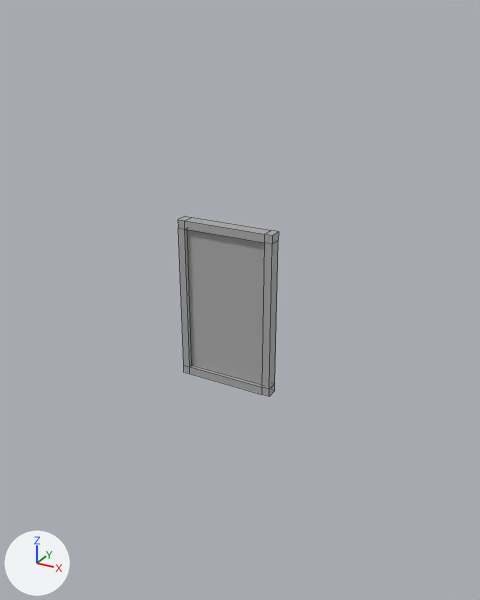
The FBX model Assets/FBX/grp_SmallWindow.fbx: old version first, new version second.
Rendered twice from a 50 mm camera at (2.23, -2.46, 2.58) aimed at (0.8, 0.14, 1.28). Every picture has the same lights, and +X, +Y and +Z are marked at lower left. Mesh edges are drawn as thin lines. Where no turn or scale is listed for an object, it has been applied to the vertices.

In view in the first picture: 'geo_WindowSmall'.
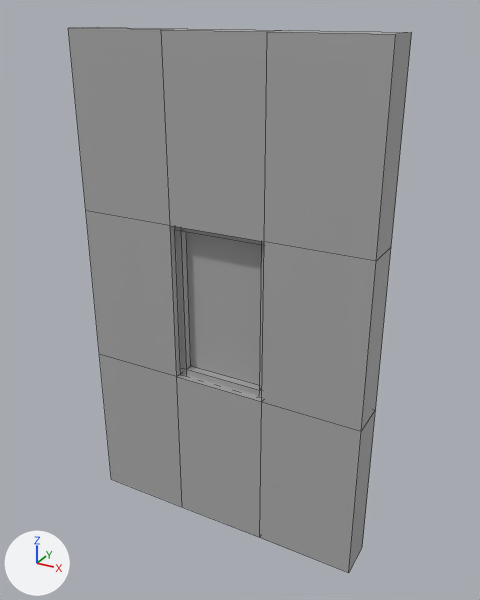
Changed parts and their boxes (x1, y1, x2, y2) in the pictures (480 x 600 px):
'geo_WallwindowBig', added: after (68, 27, 412, 573)
'geo_WindowSmall', moved, turned, rescaled: before (178, 216, 279, 396); after (175, 226, 264, 396)

The edits, one by one:
Material 'standardSurface4' (mat_standardsurface4) is new.
Its base color is (0.4, 0.4, 0.4) (grey #aaaaaa).
Mesh me_mesh_1 is new.
It has 32 vertices, 32 faces and spans x 0.0..1.5, y 0.0..0.2, z 0.0..2.5.
It uses material mat_standardsurface4 (grey #aaaaaa).
In object 'geo_WindowSmall' (ob_geo_windowsmall), parent is no longer ob_geo_windowsmall_001.
Object 'geo_WindowSmall' (ob_geo_windowsmall) moves from (75.19, 125.0, -10.51) to (0.752, 0.105, 1.25).
Object 'geo_WindowSmall' (ob_geo_windowsmall) turns from (0, 0, 0) to (90, 0, 0) degrees about x, y and z.
Object 'geo_WindowSmall' (ob_geo_windowsmall) is rescaled from (1.0, 1.0, 1.0) to (0.01, 0.01, 0.0196).
Object 'geo_WallwindowBig' (ob_geo_wallwindowbig) is new; it shows me_mesh_1.
Its location is (0.0, 0.0, 0.0).
